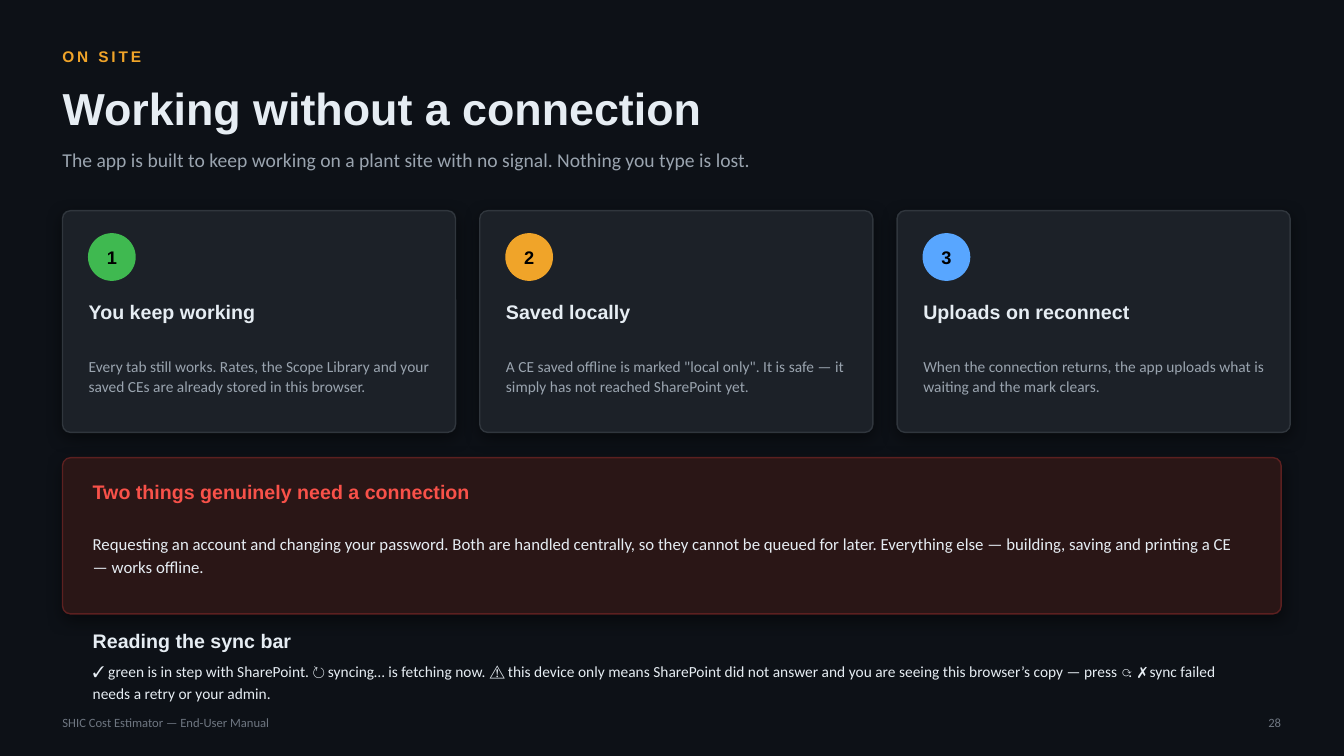
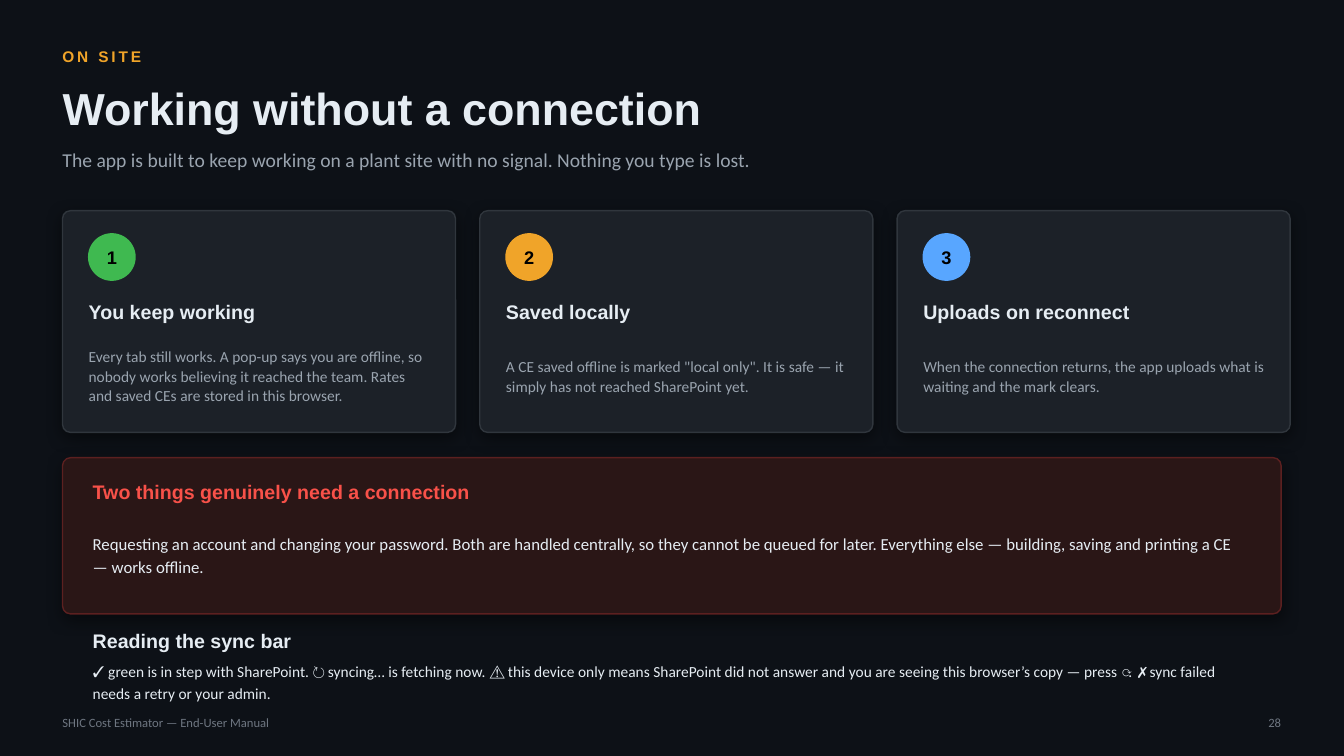
Before and after one commit to SYNERCORE/CostEstimation, a slide deck: slide 28 of docs/SHIC-Cost-Estimator-User-Manual.pptx. Drawn at 1344x756 pixels with LibreOffice and Linux fonts; fonts in the diff are those of the drawing. Boxes give left, top, right and bottom in pixels: in the first picture for what was removed or moved away, otherwise in the second. Text is boxed around its words. In the diff, an @@ line names an element or a change of style, - is before the commit and + after.

```diff
--- a/docs/SHIC-Cost-Estimator-User-Manual.pptx
+++ b/docs/SHIC-Cost-Estimator-User-Manual.pptx
@@ text at [89,351,422,401]: text changed @@
-Every tab still works. Rates, the Scope Library and your saved CEs are already stored in this browser.
+Every tab still works. A pop-up says you are offline, so nobody works believing it reached the team. Rates and saved CEs are stored in this browser.
```
Also in this commit, not shown: 6 other slides changed, 1 slide added.
